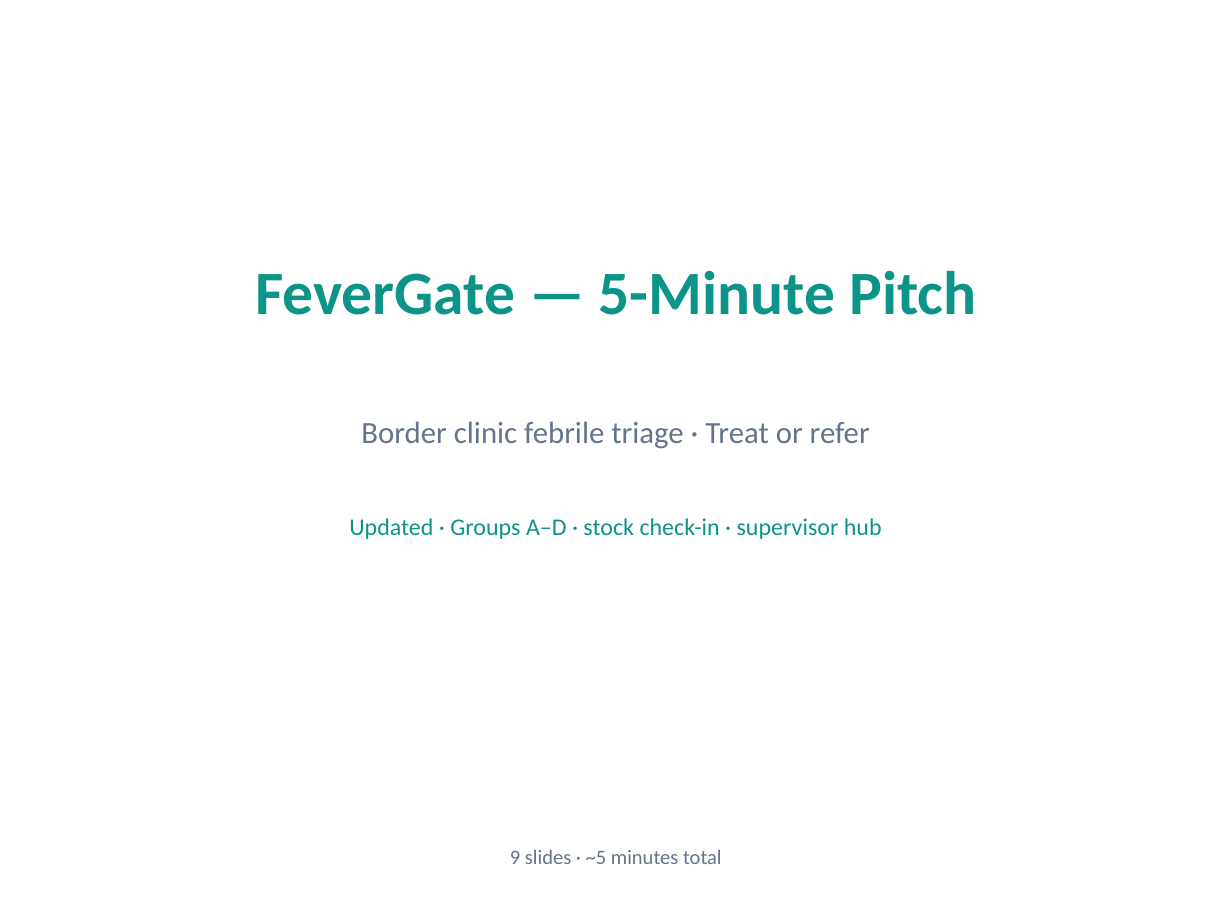
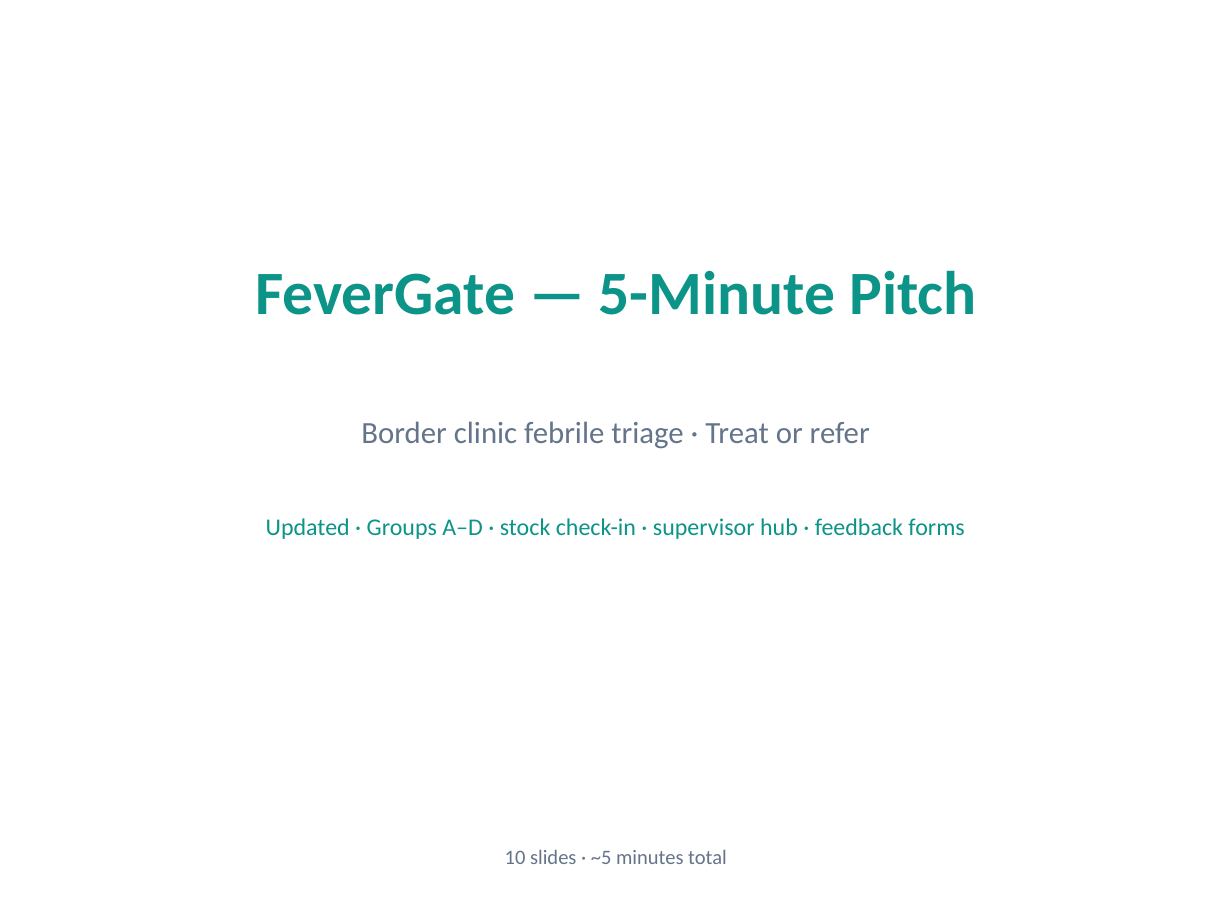
Before and after one commit to gloryprospect39-blip/FEVER-Treat-or-Refer-, a slide deck: slide 1 of FeverGate-5min-Pitch.pptx. Drawn at 1232x924 pixels with LibreOffice and Linux fonts; fonts in the diff are those of the drawing. Boxes give left, top, right and bottom in pixels: in the first picture for what was removed or moved away, otherwise in the second. Text is boxed around its words. In the diff, an @@ line names an element or a change of style, - is before the commit and + after.

```diff
--- a/FeverGate-5min-Pitch.pptx
+++ b/FeverGate-5min-Pitch.pptx
@@ text at (266,518,964,539): text changed @@
-Updated · Groups A–D · stock check-in · supervisor hub
+Updated · Groups A–D · stock check-in · supervisor hub · feedback forms
@@ text at (505,850,727,864): text changed @@
-9 slides · ~5 minutes total
+10 slides · ~5 minutes total
```
Also in this commit, not shown: 2 other slides changed, 1 slide added, 1 other file.
